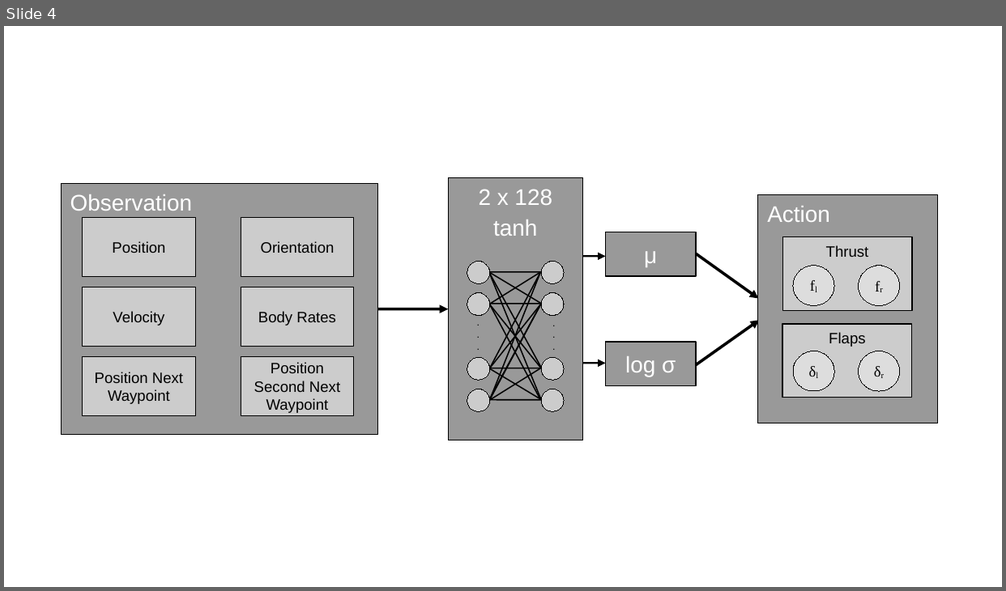
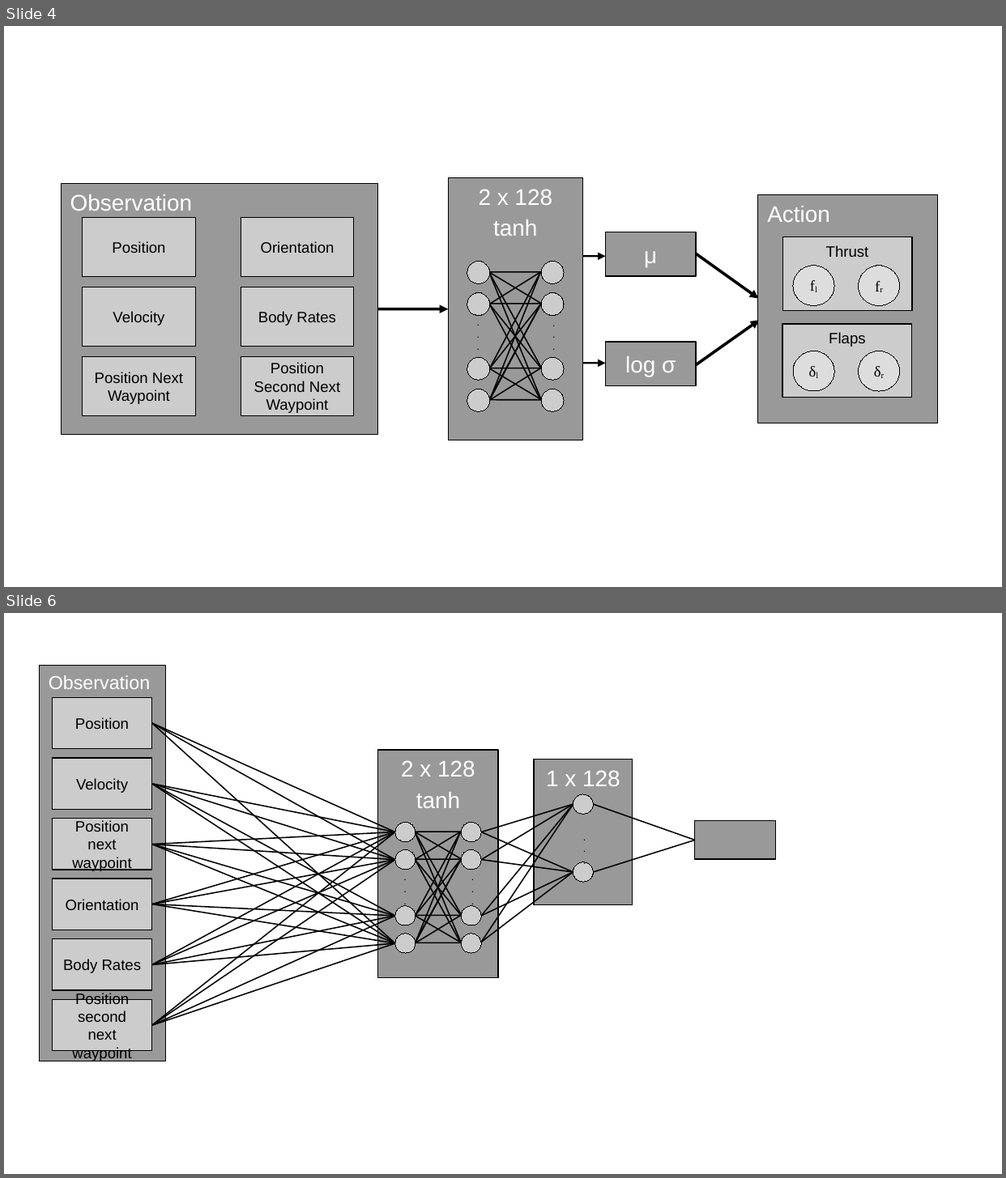
Before and after one commit to LarissaRickler/adlr-reports, a slide deck: Presentation/Visualization/Illustrations.odp. Shown one above the other, each under a label of ours: slide 4 before the commit, slides 4 and 6 after it; the slides between them are not shown. The pictures are 1006x591 and 1006x1178 pixels, drawn with LibreOffice and Linux fonts; fonts in the diff are those of the drawing. Boxes give left, top, right and bottom in pixels: in the first picture for what was removed or moved away, otherwise in the second. Text is boxed around its words. In the diff, an @@ line names an element or a change of style, - is before the commit and + after.

```diff
--- a/Presentation/Visualization/Illustrations.odp
+++ b/Presentation/Visualization/Illustrations.odp
@@ slide 6 added at [4, 613, 1002, 1174], background #FFFFFF @@
@@ group added at [40, 666, 776, 1061]: 50 lines, 10 rectangles, 10 ellipses, 3 texts @@
+1 x 128
+2 x 128
+tanh
+.
+.
+.
+Observation
+Orientation
+Position
+Body Rates
+Velocity
+Position second next waypoint
+Position next waypoint
+.
+.
+.
+.
+.
+.
```
Also in this commit, not shown: 1 other slide added, 15 other files.
